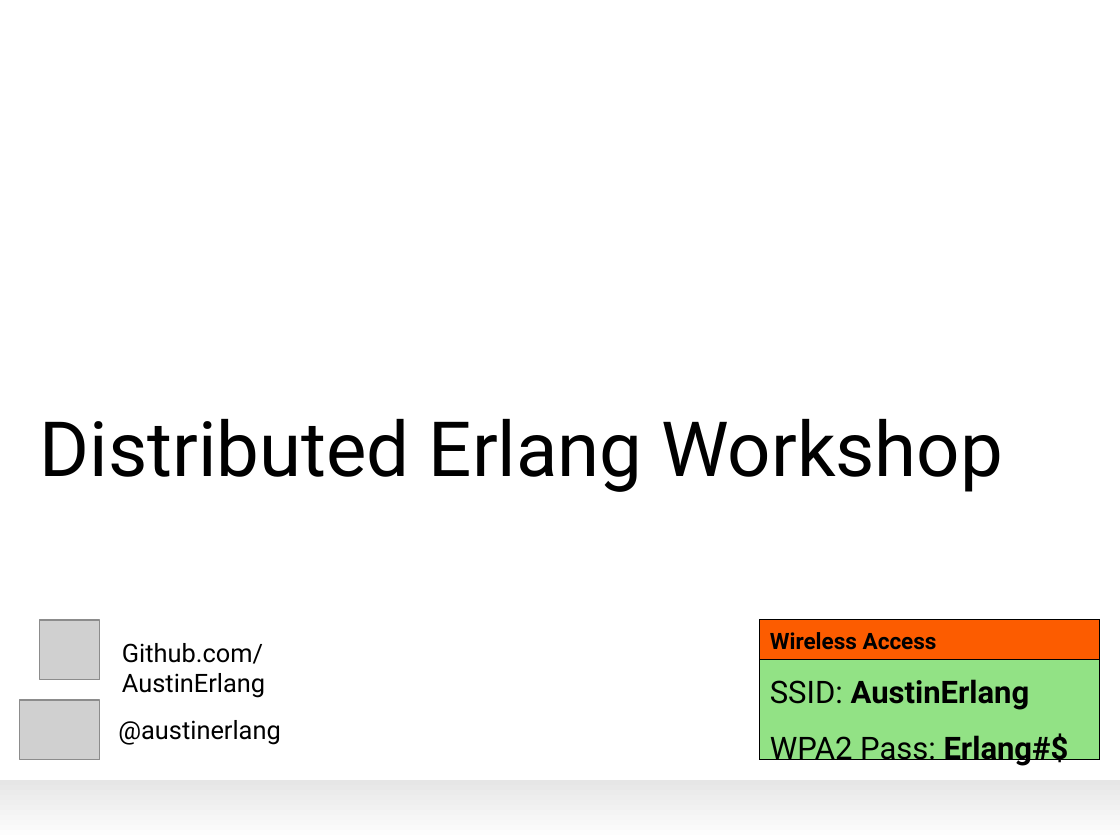
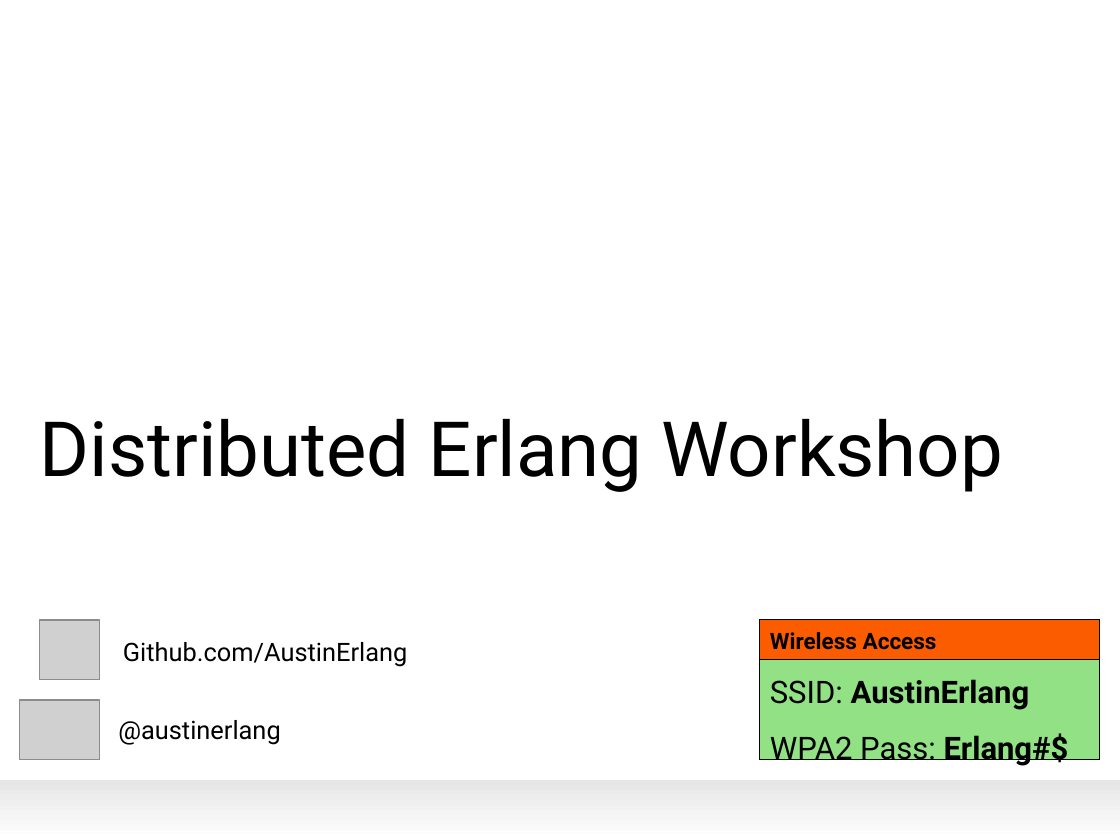
Before and after one commit to AustinElixir/Presentations, a slide deck: slide 1 of Distributed Erlang/Distributed Erlang.pptx. Drawn at 1120x840 pixels with LibreOffice and Linux fonts; fonts in the diff are those of the drawing; grey boxes stand for pictures; background and template pictures are left out. Boxes give left, top, right and bottom in pixels: in the first picture for what was removed or moved away, otherwise in the second. Text is boxed around its words. In the diff, an @@ line names an element or a change of style, - is before the commit and + after.

```diff
--- a/Distributed Erlang/Distributed Erlang.pptx
+++ b/Distributed Erlang/Distributed Erlang.pptx
@@ text "Github.com/AustinErlang" rewrapped from box(122, 643, 265, 698) to box(123, 642, 407, 667) @@
```
Also in this commit, not shown: 15 other slides changed, 1 slide removed.
